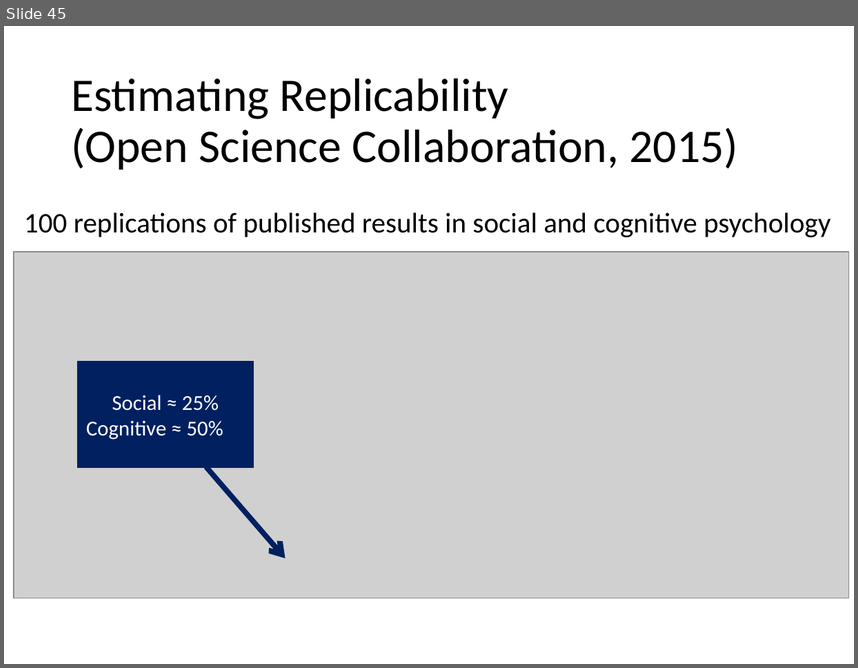
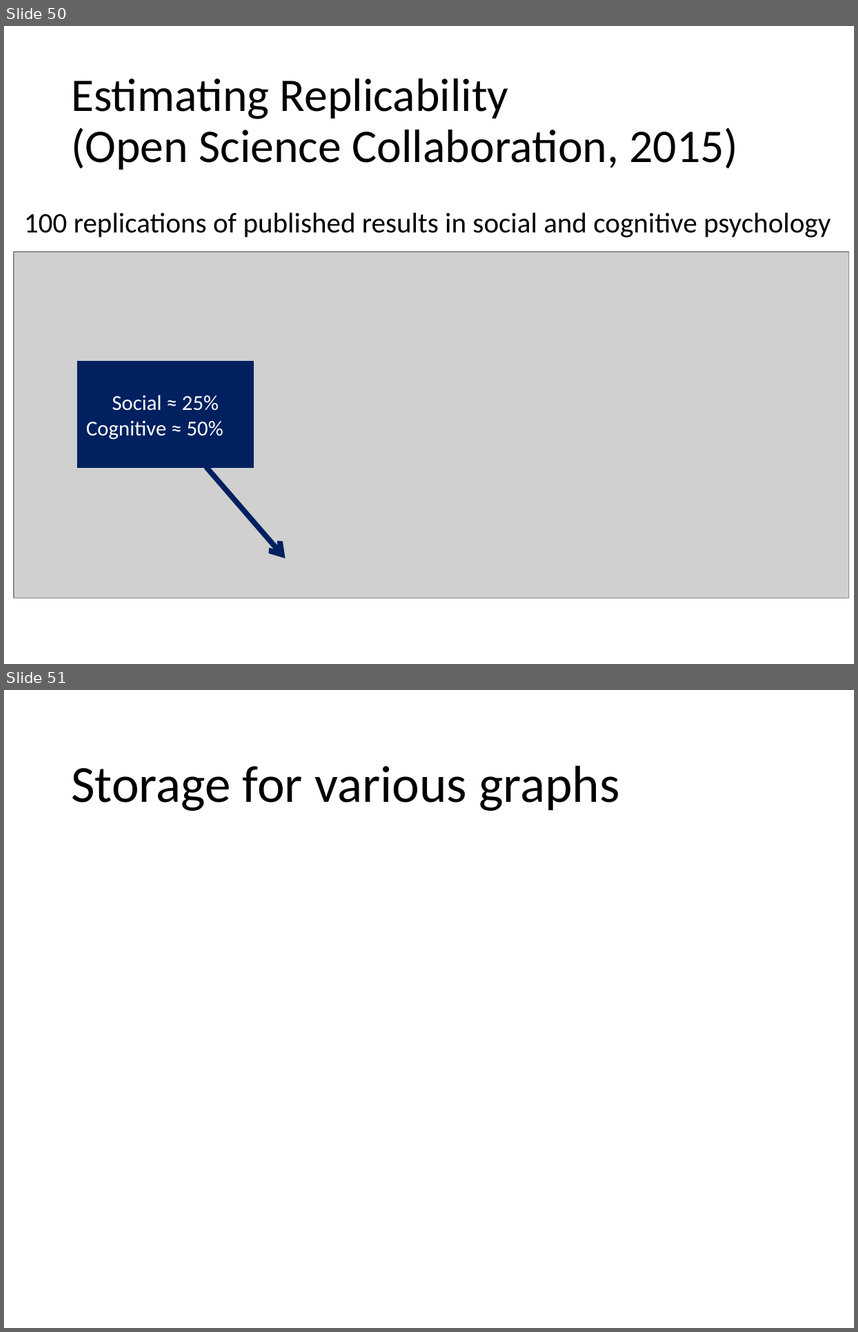
Before and after one commit to StephanLewandowsky/Robust-replicated-and-efficient-science-from-low-replicability, a slide deck: Lsky.ASIC.Extended with further results.pptx. Shown one above the other, each under a label of ours: slide 45 before the commit, slides 50 and 51 after it. The pictures are 858x668 and 858x1332 pixels, drawn with LibreOffice and Linux fonts; fonts in the diff are those of the drawing; grey boxes stand for pictures. Boxes give left, top, right and bottom in pixels: in the first picture for what was removed or moved away, otherwise in the second. Text is boxed around its words. In the diff, an @@ line names an element or a change of style, - is before the commit and + after.

```diff
--- a/Lsky.ASIC.Extended with further results.pptx
+++ b/Lsky.ASIC.Extended with further results.pptx
@@ slide 51 added at (4, 690, 854, 1328), background #FFFFFF @@
@@ title added at (71, 765, 620, 811), 44 pt, text #000000 @@
+Storage for various graphs
@@ what was slide 45 is now slide 50 @@
```
Also in this commit, not shown: 1 slide changed, 8 other slides added, 27 other files.
